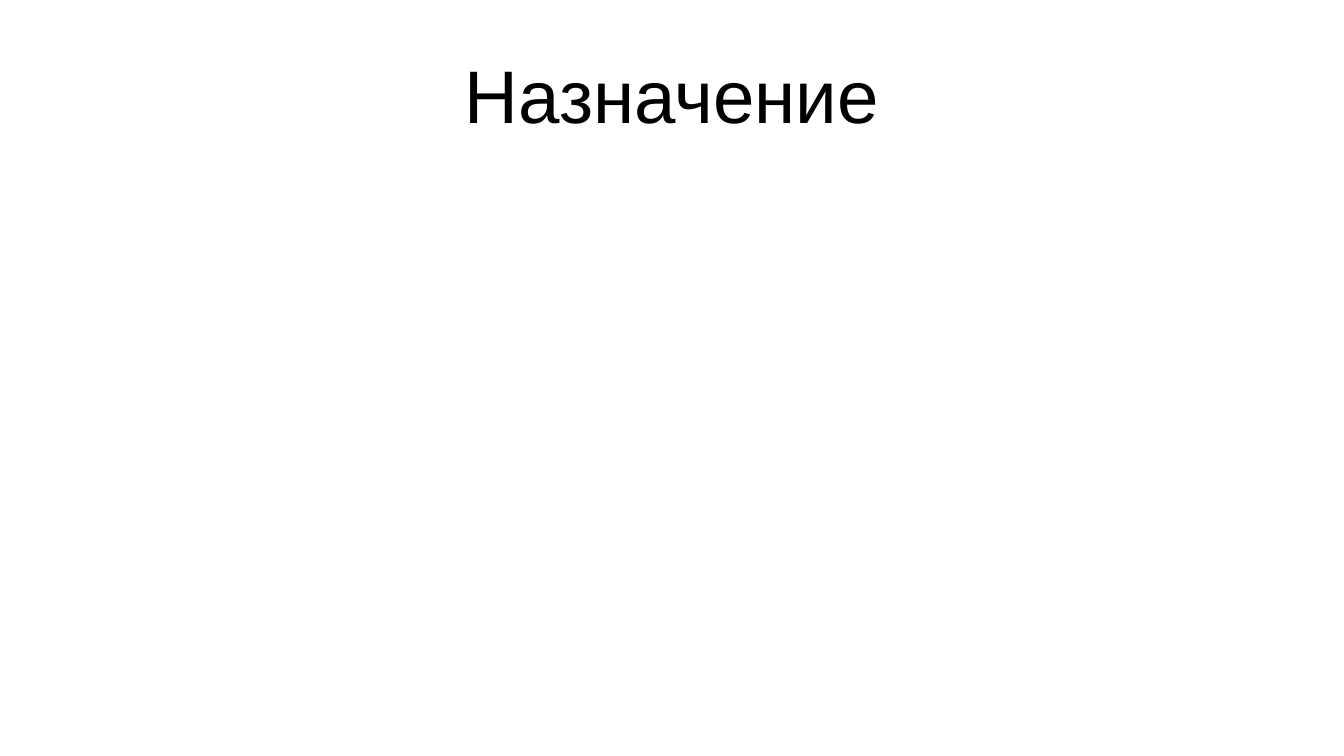
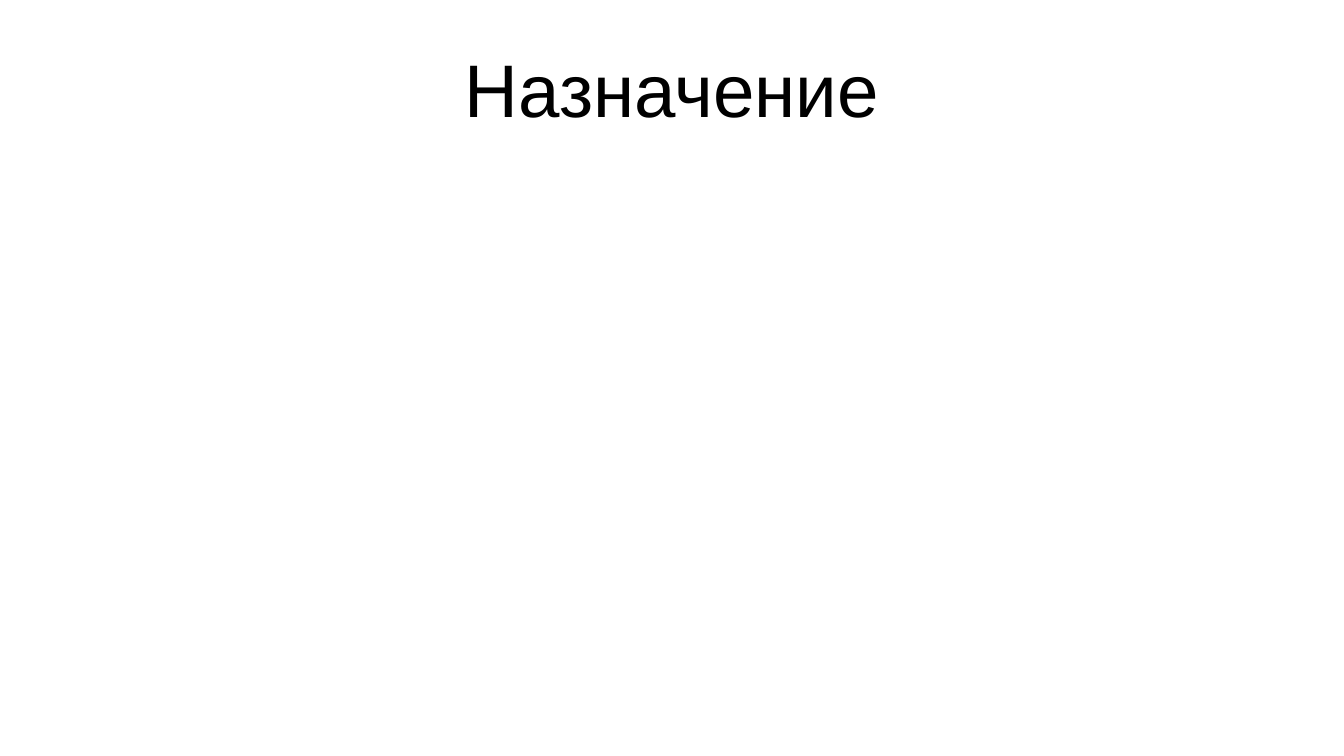
Before and after one commit to RAdKuzur/ASTU, a slide deck: slide 7 of Дипломная работа/Презентация диплома.pptx (slide 5 before the commit). Drawn at 1344x756 pixels with LibreOffice and Linux fonts; fonts in the diff are those of the drawing. Boxes give left, top, right and bottom in pixels: in the first picture for what was removed or moved away, otherwise in the second. Text is boxed around its words. In the diff, an @@ line names an element or a change of style, - is before the commit and + after.

```diff
--- a/Дипломная работа/Презентация диплома.pptx
+++ b/Дипломная работа/Презентация диплома.pptx
@@ title "Назначение" at [465,65,879,118]: line spacing 1 to 0.9 @@
```
Also in this commit, not shown: 1 other slide changed, 5 slides added, 3 slides removed, 2 other files.
